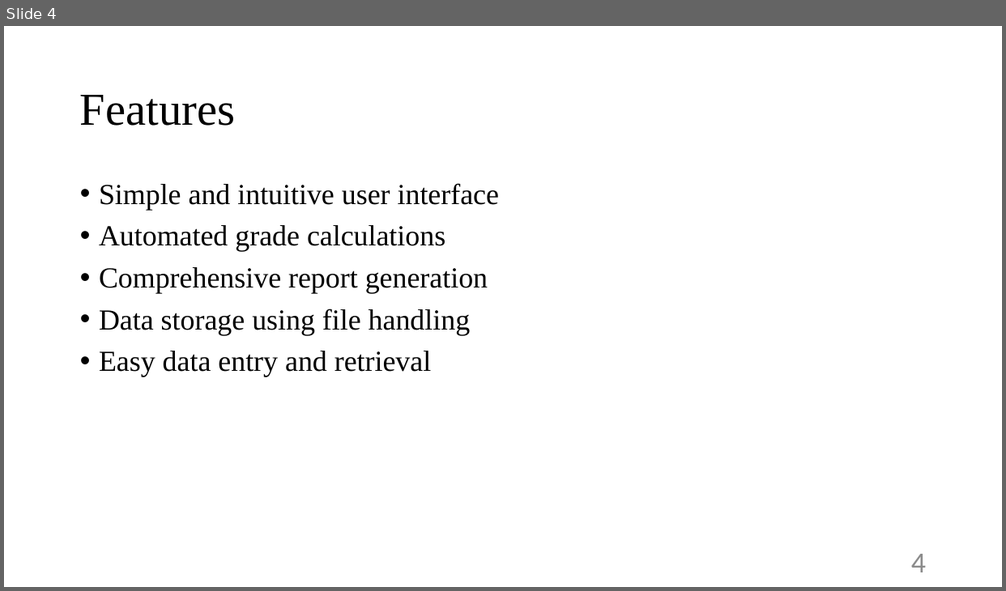
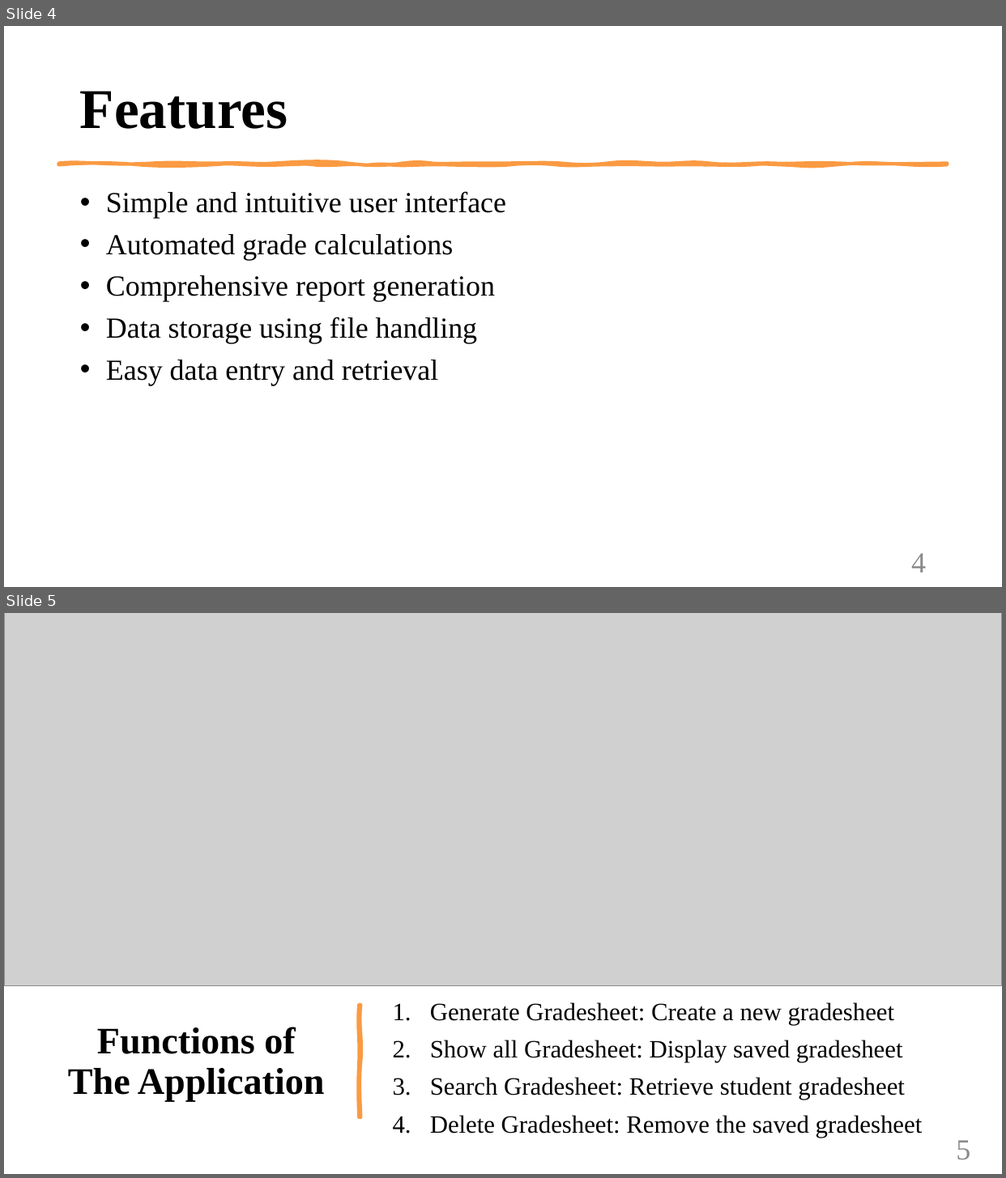
Before and after one commit to Sinmbf/BIM_Presentation, a slide deck: C Programming/Gradesheet Application/Gradesheet Application(Mac Final).pptx. Shown one above the other, each under a label of ours: slide 4 before the commit, slides 4 and 5 after it. The pictures are 1006x591 and 1006x1178 pixels, drawn with LibreOffice and Linux fonts; fonts in the diff are those of the drawing; grey boxes stand for pictures. Boxes give left, top, right and bottom in pixels: in the first picture for what was removed or moved away, otherwise in the second. Text is boxed around its words. In the diff, an @@ line names an element or a change of style, - is before the commit and + after.

```diff
--- a/C Programming/Gradesheet Application/Gradesheet Application(Mac Final).pptx
+++ b/C Programming/Gradesheet Application/Gradesheet Application(Mac Final).pptx
@@ slide 5 added at <box>4,613,1002,1174</box>, background #FFFFFF @@
@@ picture added at <box>4,613,1002,986</box> @@
@@ freeform shape added at <box>359,1005,360,1118</box>, fill #FA9A42, outline #FA9A42 3.5 pt @@
@@ text added at <box>430,1003,923,1138</box>, 24 pt, text #000000 @@
+1. Generate Gradesheet: Create a new gradesheet
+2. Show all Gradesheet: Display saved gradesheet
+3. Search Gradesheet: Retrieve student gradesheet
+4. Delete Gradesheet: Remove the saved gradesheet
@@ title added at <box>68,1027,325,1101</box>, 36 pt, text #000000, bold @@
+Functions of The Application
@@ page number added at <box>956,1140,970,1161</box>, 28 pt, text #8C8C8C @@
+5
@@ slide 4 changed as well @@
@@ title "Features" at <box>80,91,288,129</box>: size 44 to 54 pt, bold on @@
@@ freeform shape added at <box>58,163,948,165</box>, fill #FA9A42, outline #FA9A42 3.25 pt @@
@@ text "Simple and intuitive user interface": place and size @@
-text "Simple and intuitive user interface" at <box>99,183,499,378</box>
+text "Simple and intuitive user interface" at <box>106,191,506,386</box>
```
Also in this commit, not shown: 4 other slides changed, 2 other slides added, 1 slide removed, 2 other files.
